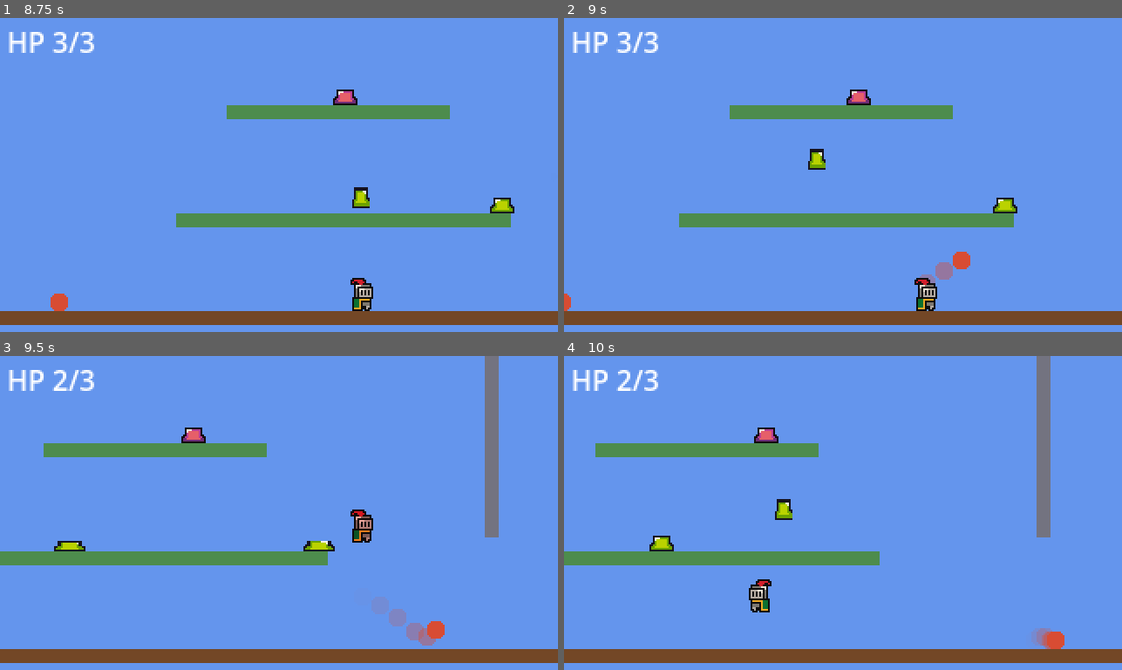
Above: before the commit, frames 1-4 (two rows, left to right).
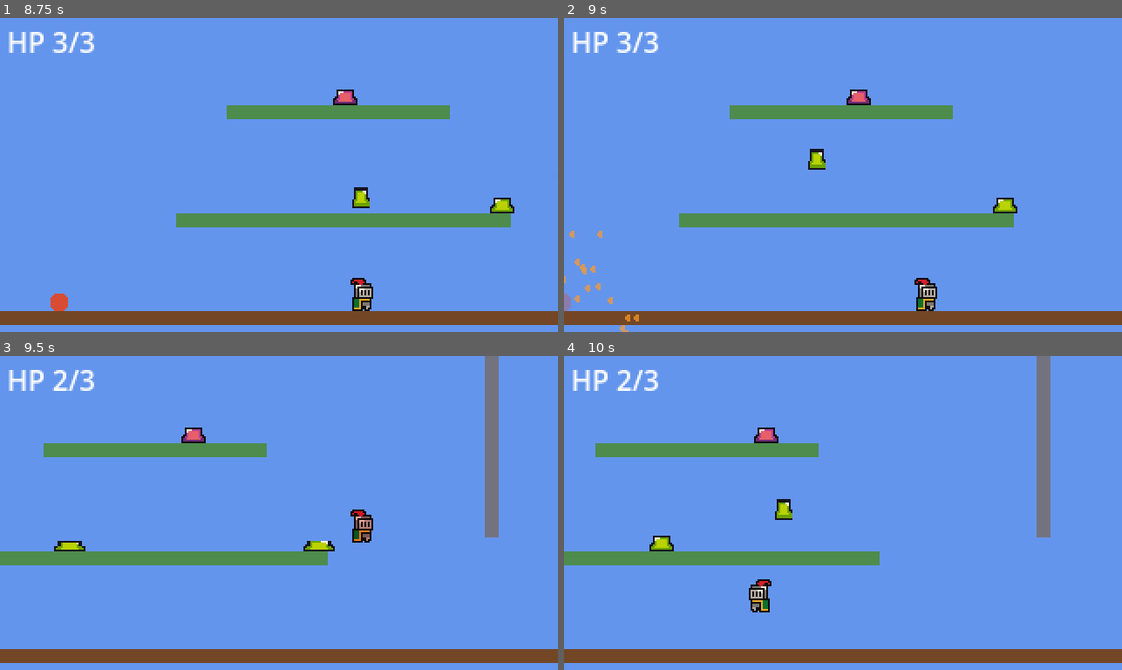
Above: after the commit, the same moments.

Repository: SolutionsByCarson/ScratchPad
Game: Godot game, scene res://scenes/main.tscn
The game is run twice, just before and just after one commit, with the same random seed, the same clock (stepped at 60 frames per second) and the same inputs.
Inputs:
- Up to frame 1 (8.75 s): hold D (move_right) 0.53-2.03 s; tap Shift (dash) at 0.6, 3.6, 6.6 s; tap Space (jump) at 0.77, 1.52, 3.02, 3.77, 4.52, 6.02, 6.77, 7.52 s; tap J (shoot) at 1.35, 4.35, 7.35 s; hold A (move_left) 2.03-2.78 s; tap S (slam) at 2.1, 5.1, 8.1 s; hold D (move_right) 2.78-4.28 s; tap K (throw) at 2.85, 5.85 s; hold A (move_left) 4.28-5.03 s; hold D (move_right) 5.03-5.78 s; hold A (move_left) 5.78-7.28 s; hold D (move_right) from 7.28 s (still down)
- Up to frame 2 (9 s): keep holding D (move_right); tap K (throw) at 8.85 s
- Up to frame 3 (9.5 s): keep holding D (move_right); tap Space (jump) at 9.02 s
- Up to frame 4 (10 s): release D (move_right) at 9.53 s; hold A (move_left) from 9.53 s (still down); tap Shift (dash) at 9.6 s; tap Space (jump) at 9.77 s

Frame 1 is identical in both runs. In frame 2, 0.6% of the frame differs, in the area x 0-73%, y 67-100%; in frame 3, 0.5%; in frame 4, 0.3%.

Commit message:
One grenade at a time; pressing K again remote-detonates it
Grenade joins the "grenade" group in _ready and exposes a public
detonate() (wraps _explode). Player._throw_grenade first checks
get_first_node_in_group("grenade"): if a live grenade exists, it
detonates that one and returns instead of spawning. Only when no
grenade is out does K throw a new one.

queue_free on explode removes it from the group (deferred, but
_exploded guards re-entry), so the next K press after a detonation
throws a fresh grenade.

Co-Authored-By: Claude Opus 4.7 (1M context) <noreply@anthropic.com>

Diff:
--- a/scripts/grenade.gd
+++ b/scripts/grenade.gd
@@ -27,7 +27,12 @@
 
 
 func _ready() -> void:
+	add_to_group("grenade")
 	velocity = Vector2(direction * THROW_SPEED_X, THROW_SPEED_Y)
+
+
+func detonate() -> void:
+	_explode()
 
 
 func _physics_process(delta: float) -> void:
--- a/scripts/player.gd
+++ b/scripts/player.gd
@@ -385,6 +385,10 @@
 
 
 func _throw_grenade() -> void:
+	var existing := get_tree().get_first_node_in_group("grenade")
+	if existing != null and existing.has_method("detonate"):
+		existing.detonate()
+		return
 	var grenade := GRENADE_SCENE.instantiate()
 	grenade.position = global_position + Vector2(_facing * THROW_OFFSET.x, THROW_OFFSET.y)
 	grenade.direction = _facing
